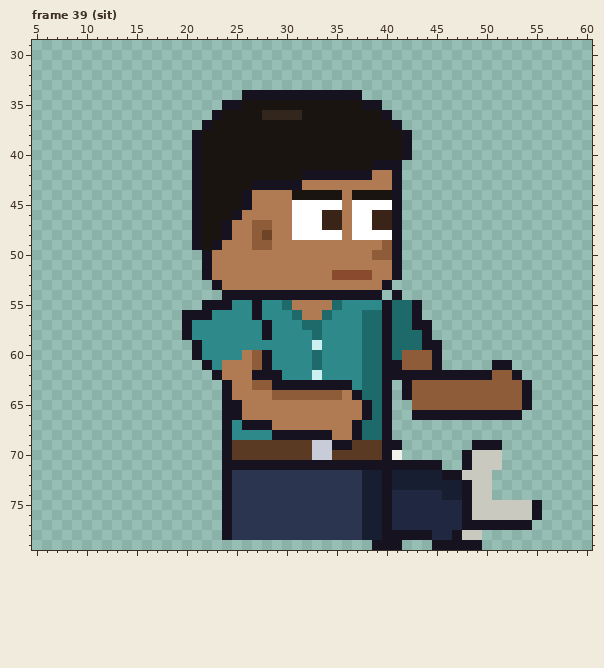
Pixel-art file: sprites/expo/expo_vendh_right_anim.aseprite. The first picture shows the starting point.
64x80 pixels, 129 frames. Shown: frame 39 (sit): x 5..60, y 29..79. The commit also changed other frames, which this record leaves out.
Once edited:
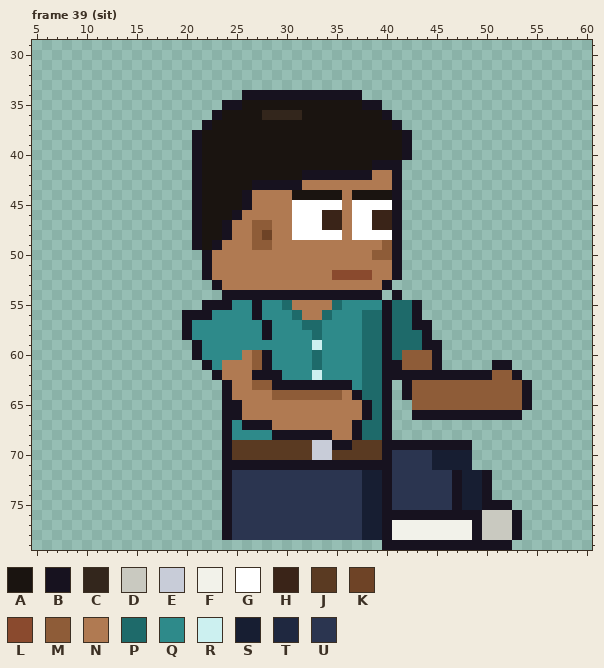
Palette (. is transparent): A #1a1410  B #17121f  C #33261c  D #c9c9c0  E #c8ccd8  F #f2f2ea  G #ffffff  H #3a2418  J #5a3a22  K #6e4326  L #8a4a2e  M #8e5c38  N #b07a52  P #1e6a6a  Q #2e8a8a  R #ccf0f0  S #171e32  T #1f2840  U #2b3550
Change:
{"where": "frame 39 (sit), layers \"Pants\", \"Shoes\""}
{"frame":39,"y":69,"x":42,"old":".......BBB","new":"BBBBBBB..."}
{"frame":39,"y":70,"x":41,"old":"F......BDDD","new":"UUUUSSSS..."}
{"frame":39,"y":71,"x":41,"old":"BBBBB..BDDD","new":"UUUUSSSS..."}
{"frame":39,"y":72,"x":41,"old":"SSSSSB","new":"UUUUUU"}
{"frame":39,"y":72,"x":48,"old":"DDD","new":"SSB"}
{"frame":39,"y":73,"x":41,"old":"SSSSSSSBDD","new":"UUUUUUBSSB"}
{"frame":39,"y":74,"x":41,"old":"TTTTTSSBDD","new":"UUUUUUBSSB"}
{"frame":39,"y":75,"x":41,"old":"TTTTTTTBDDDDDDB","new":"UUUUUUBSSBBB..."}
{"frame":39,"y":76,"x":41,"old":"TTTTTTT","new":"BBBBBBB"}
{"frame":39,"y":76,"x":49,"old":"D","new":"B"}
{"frame":39,"y":76,"x":53,"old":"DDB","new":"B.."}
{"frame":39,"y":77,"x":41,"old":"TTTTTTTB","new":"FFFFFFFF"}
{"frame":39,"y":77,"x":50,"old":"BBB","new":"DDD"}
{"frame":39,"y":77,"x":54,"old":"B","new":"."}
{"frame":39,"y":78,"x":41,"old":"BBBBTTBDD....","new":"FFFFFFFFBDDDB"}
{"frame":39,"y":79,"x":39,"old":"B","new":"."}
{"frame":39,"y":79,"x":42,"old":"...","new":"BBB"}
{"frame":39,"y":79,"x":50,"old":"...","new":"BBB"}
